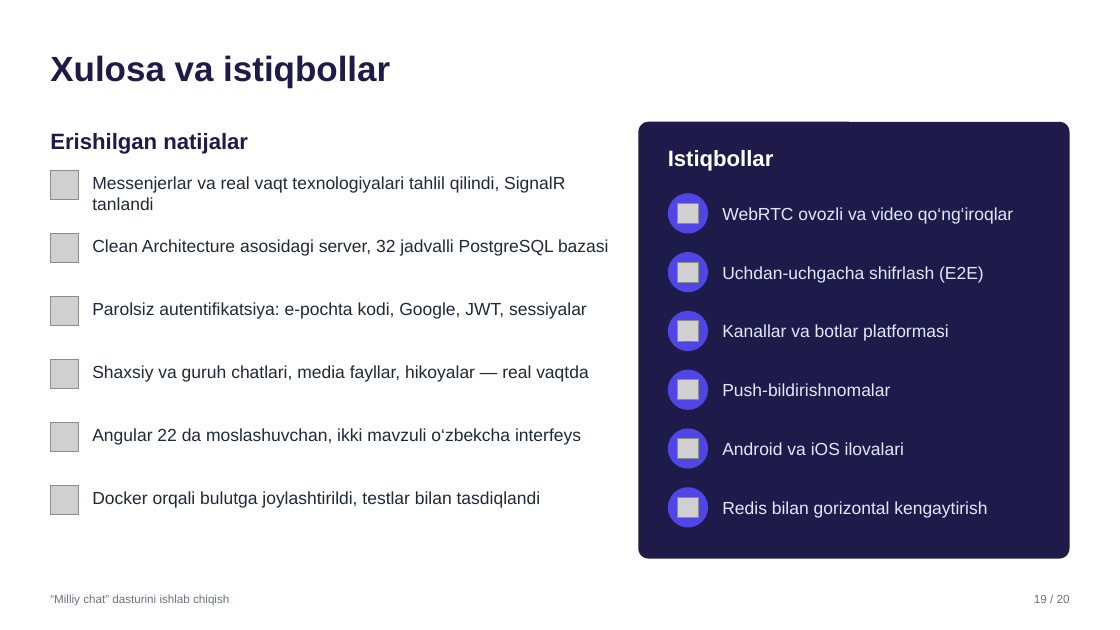
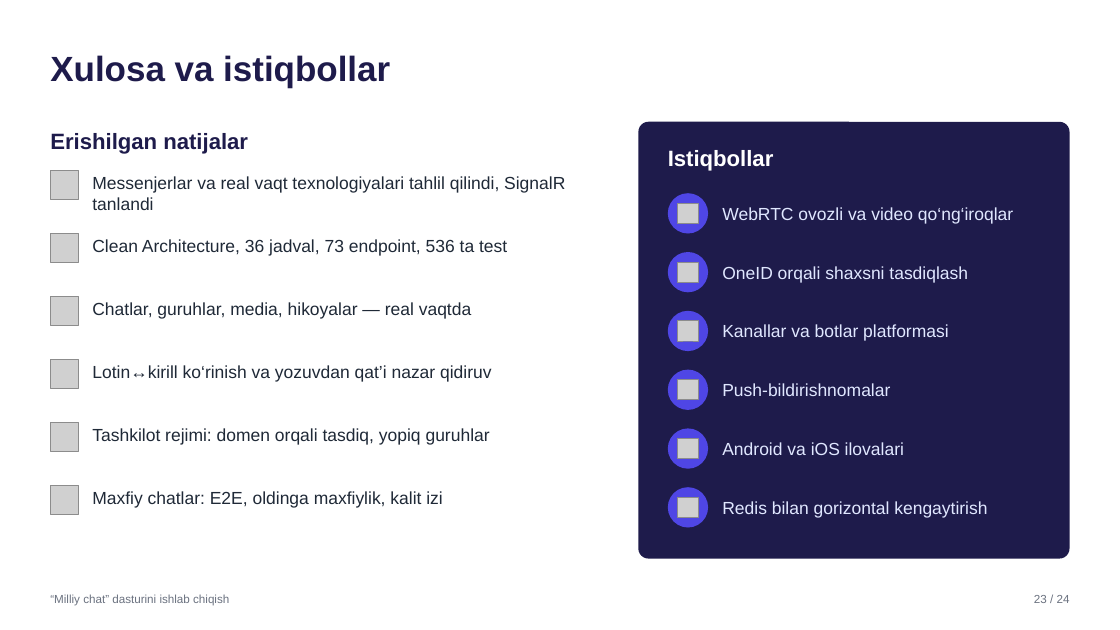
Before and after one commit to SardorSohinazarov/diplom-ish, a slide deck: slide 23 of diplom/Taqdimot_Sohinazarov_Sardor.pptx (slide 19 before the commit). Drawn at 1120x630 pixels with LibreOffice and Linux fonts; fonts in the diff are those of the drawing; grey boxes stand for pictures. Boxes give left, top, right and bottom in pixels: in the first picture for what was removed or moved away, otherwise in the second. Text is boxed around its words. In the diff, an @@ line names an element or a change of style, - is before the commit and + after.

```diff
--- a/diplom/Taqdimot_Sohinazarov_Sardor.pptx
+++ b/diplom/Taqdimot_Sohinazarov_Sardor.pptx
@@ text at [92,239,507,256]: text changed @@
-Clean Architecture asosidagi server, 32 jadvalli PostgreSQL bazasi
+Clean Architecture, 36 jadval, 73 endpoint, 536 ta test
@@ text at [722,266,968,283]: text changed @@
-Uchdan-uchgacha shifrlash (E2E)
+OneID orqali shaxsni tasdiqlash
@@ text at [92,302,471,319]: text changed @@
-Parolsiz autentifikatsiya: e-pochta kodi, Google, JWT, sessiyalar
+Chatlar, guruhlar, media, hikoyalar — real vaqtda
@@ text at [92,365,492,382]: text changed @@
-Shaxsiy va guruh chatlari, media fayllar, hikoyalar — real vaqtda
+Lotin↔kirill ko‘rinish va yozuvdan qat’i nazar qidiruv
@@ text at [92,428,490,445]: text changed @@
-Angular 22 da moslashuvchan, ikki mavzuli o‘zbekcha interfeys
+Tashkilot rejimi: domen orqali tasdiq, yopiq guruhlar
@@ text at [92,491,442,508]: text changed @@
-Docker orqali bulutga joylashtirildi, testlar bilan tasdiqlandi
+Maxfiy chatlar: E2E, oldinga maxfiylik, kalit izi
@@ text at [1034,595,1070,603]: text changed @@
-19 / 20
+23 / 24
```
Also in this commit, not shown: 17 other slides changed, 4 slides added, 2 other files.
